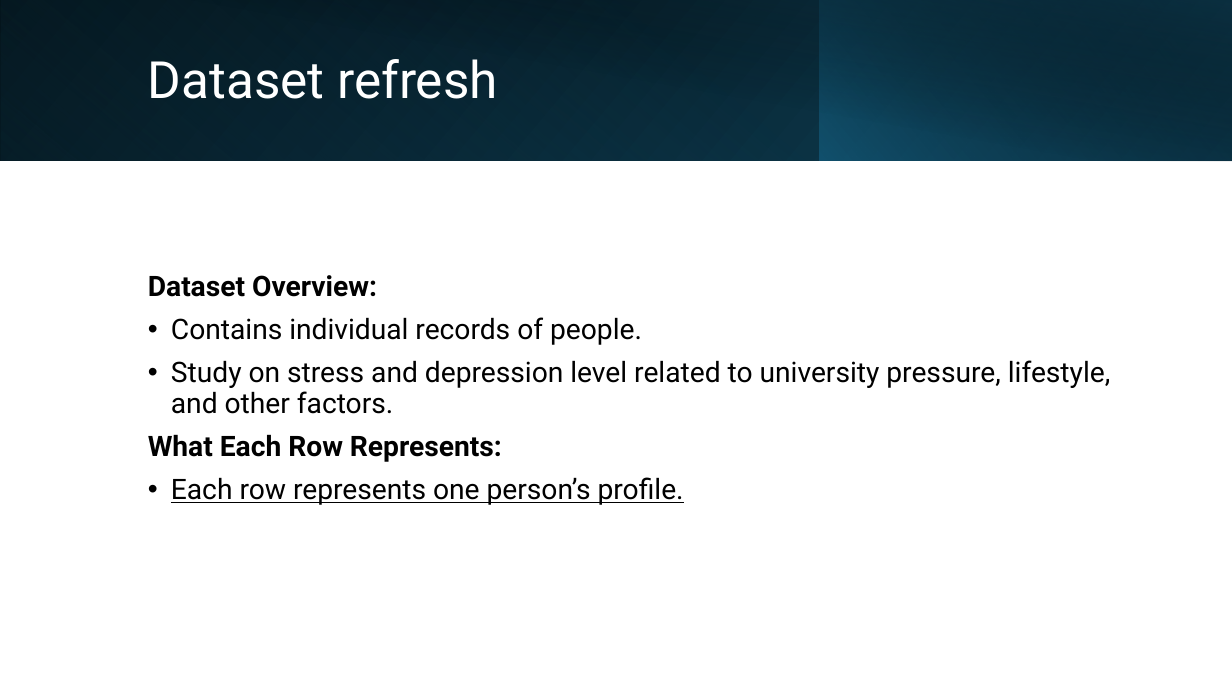
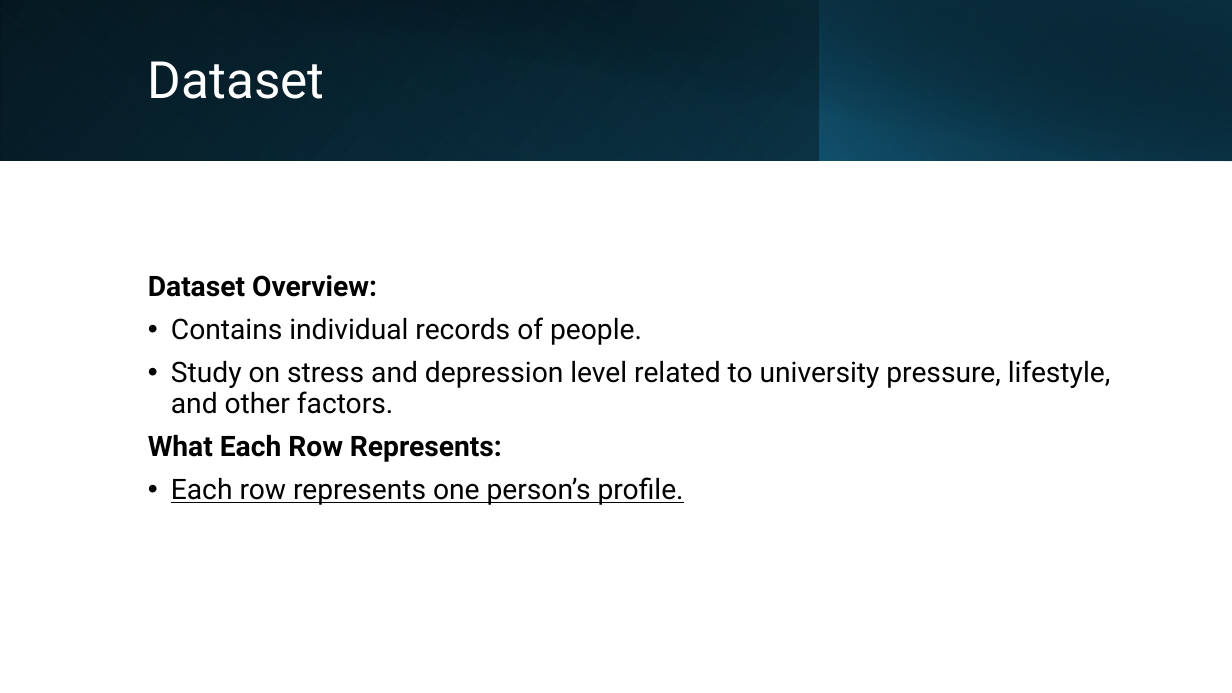
Before and after one commit to MicheaColautti/DataScience-Prog1, a slide deck: slide 2 of Doc/Project 1 - Intermediate presentation.pptx. Drawn at 1232x693 pixels with LibreOffice and Linux fonts; fonts in the diff are those of the drawing. Boxes give left, top, right and bottom in pixels: in the first picture for what was removed or moved away, otherwise in the second. Text is boxed around its words. In the diff, an @@ line names an element or a change of style, - is before the commit and + after.

```diff
--- a/Doc/Project 1 - Intermediate presentation.pptx
+++ b/Doc/Project 1 - Intermediate presentation.pptx
@@ title at (x1=148, y1=61, x2=325, y2=99): text changed @@
-Dataset refresh
+Dataset
```
Also in this commit, not shown: 3 other files.
